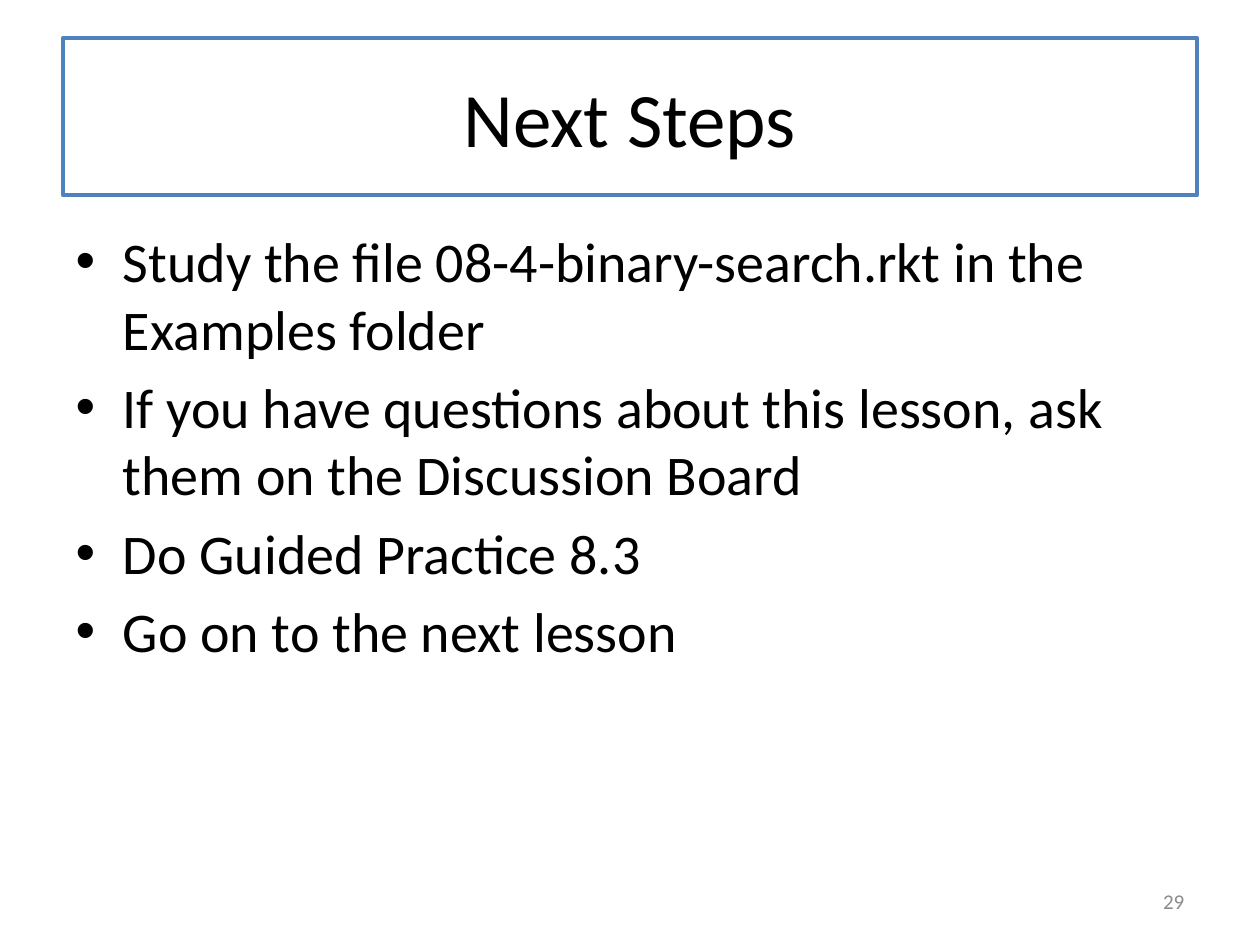
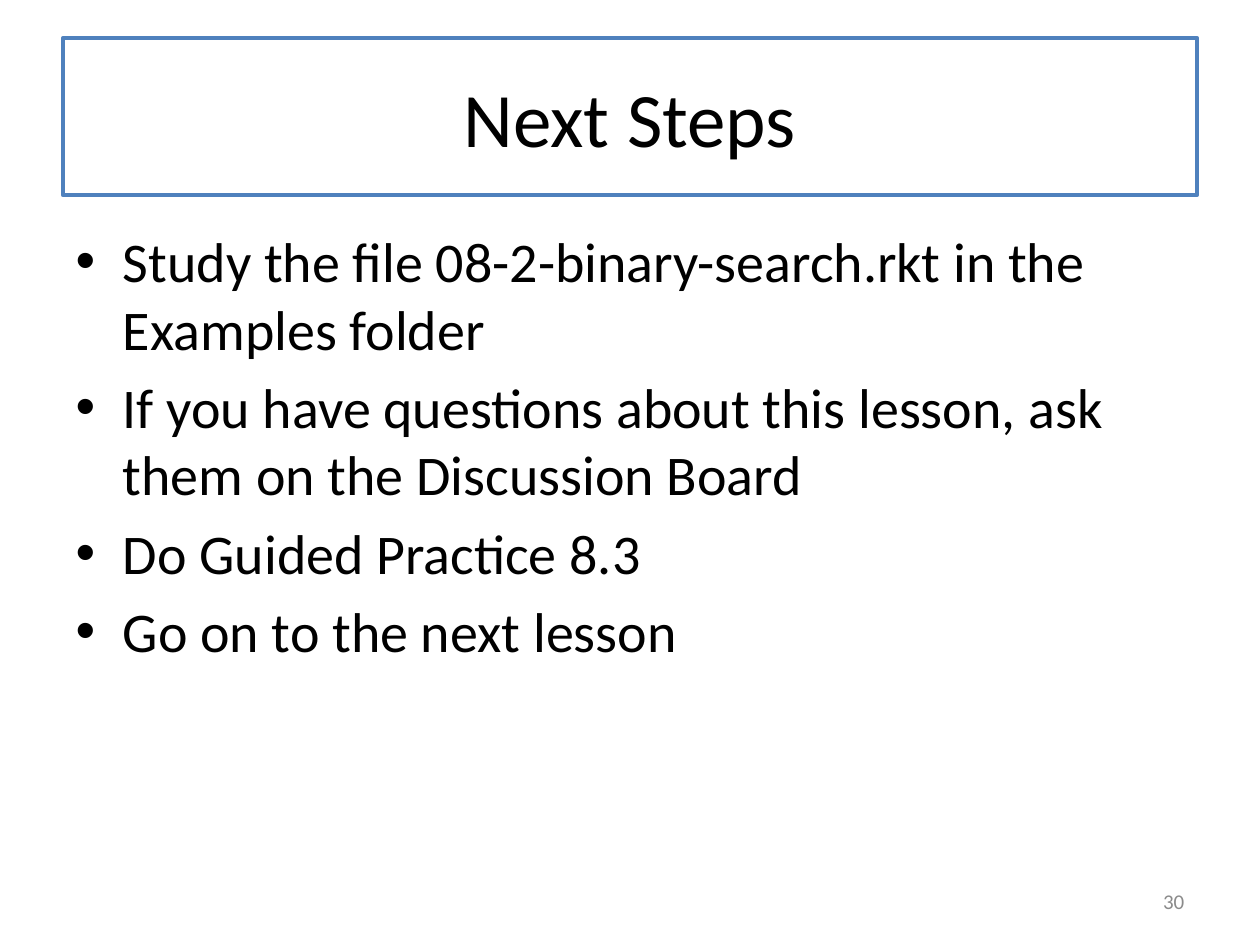
Before and after one commit to mwand/cs5010f17, a slide deck: slide 30 of Slides/Lesson 8.2 Binary Search.pptx (slide 29 before the commit). Drawn at 1260x945 pixels with LibreOffice and Linux fonts; fonts in the diff are those of the drawing. Boxes give left, top, right and bottom in pixels: in the first picture for what was removed or moved away, otherwise in the second. Text is boxed around its words. In the diff, an @@ line names an element or a change of style, - is before the commit and + after.

```diff
--- a/Slides/Lesson 8.2 Binary Search.pptx
+++ b/Slides/Lesson 8.2 Binary Search.pptx
@@ text at (123, 243, 1084, 359): text changed @@
-• Study the file 08-4-binary-search.rkt in the Examples folder
+• Study the file 08-2-binary-search.rkt in the Examples folder
@@ page number at (1163, 895, 1184, 909): text changed @@
-29
+30
```
Also in this commit, not shown: 1 other slide changed, 1 slide added, 1 other file.
